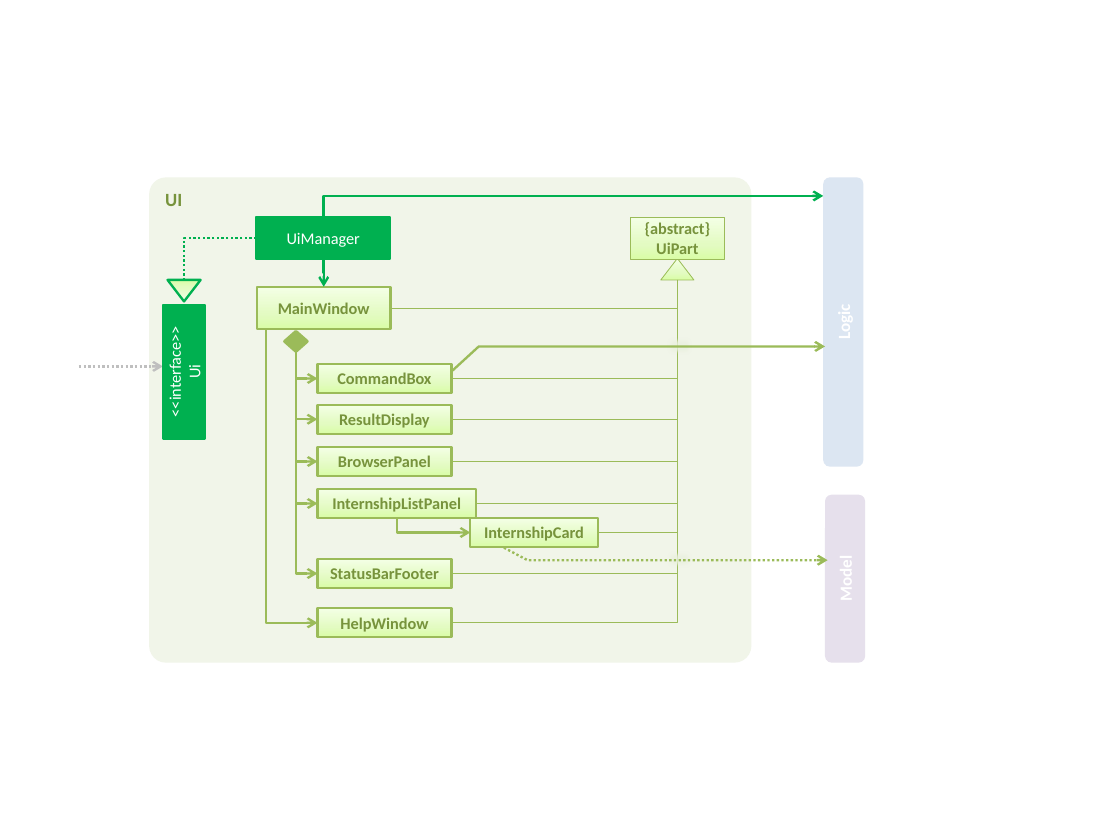
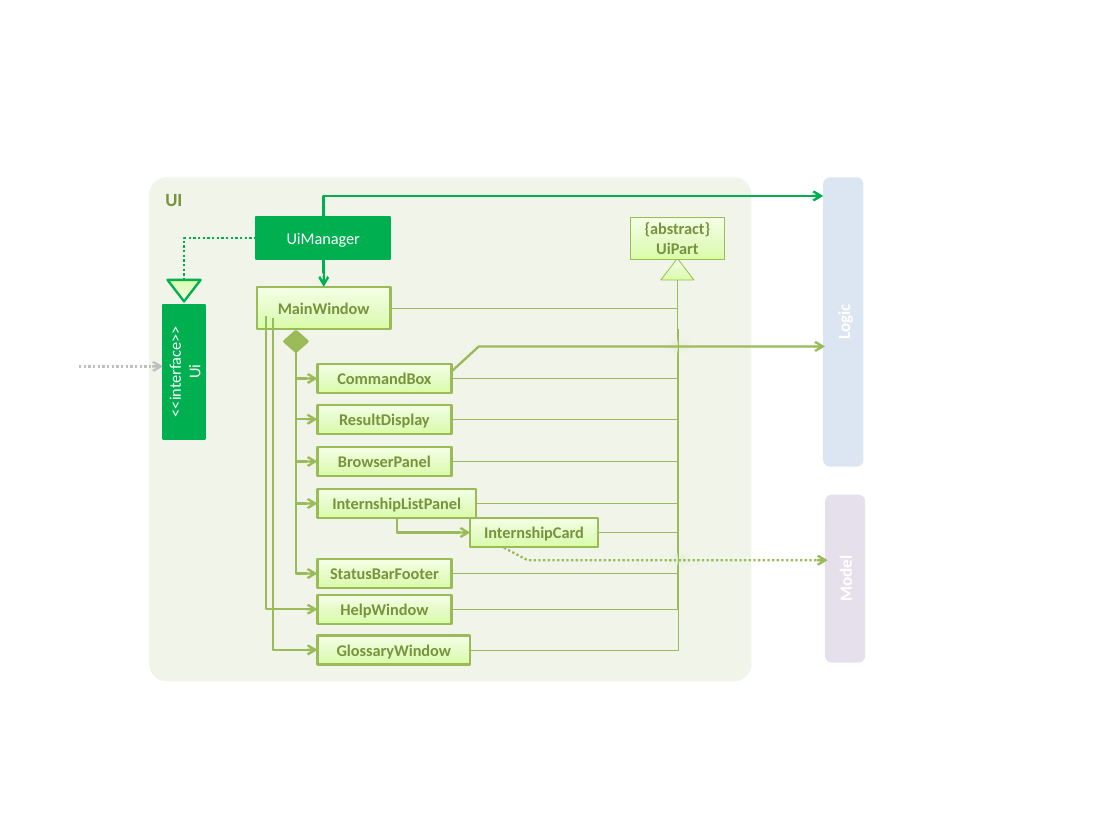
Before and after one commit to wyinkok/main, a slide deck: slide 1 of docs/diagrams/UiComponentClassDiagram.pptx. Drawn at 1120x840 pixels with LibreOffice and Linux fonts; fonts in the diff are those of the drawing. Boxes give left, top, right and bottom in pixels: in the first picture for what was removed or moved away, otherwise in the second. Text is boxed around its words. In the diff, an @@ line names an element or a change of style, - is before the commit and + after.

```diff
--- a/docs/diagrams/UiComponentClassDiagram.pptx
+++ b/docs/diagrams/UiComponentClassDiagram.pptx
@@ rounded rectangle "UI" resized from (x1=149, y1=177, x2=752, y2=662) to (x1=149, y1=177, x2=752, y2=681) @@
@@ elbow line moved from (678, 280) - (451, 623) to (678, 280) - (451, 609) @@
@@ elbow arrow moved from (267, 329) - (318, 623) to (267, 316) - (318, 609) @@
@@ elbow arrow added from (273, 318) to (318, 650), #9BBB59 1.5 pt @@
@@ elbow line added from (679, 328) to (470, 650), #9BBB59 0.5 pt @@
@@ rectangle "HelpWindow" moved from (x1=318, y1=608, x2=452, y2=637) to (x1=318, y1=595, x2=452, y2=624) @@
@@ rectangle added at (x1=318, y1=635, x2=470, y2=664), fill gradient #DAFDA7 to #E4FCC2 to #F5FFE7, outline #9BBB59 1.5 pt, 10.5 pt, text #77933C, bold @@
+GlossaryWindow
```
Also in this commit, not shown: 4 other files.
